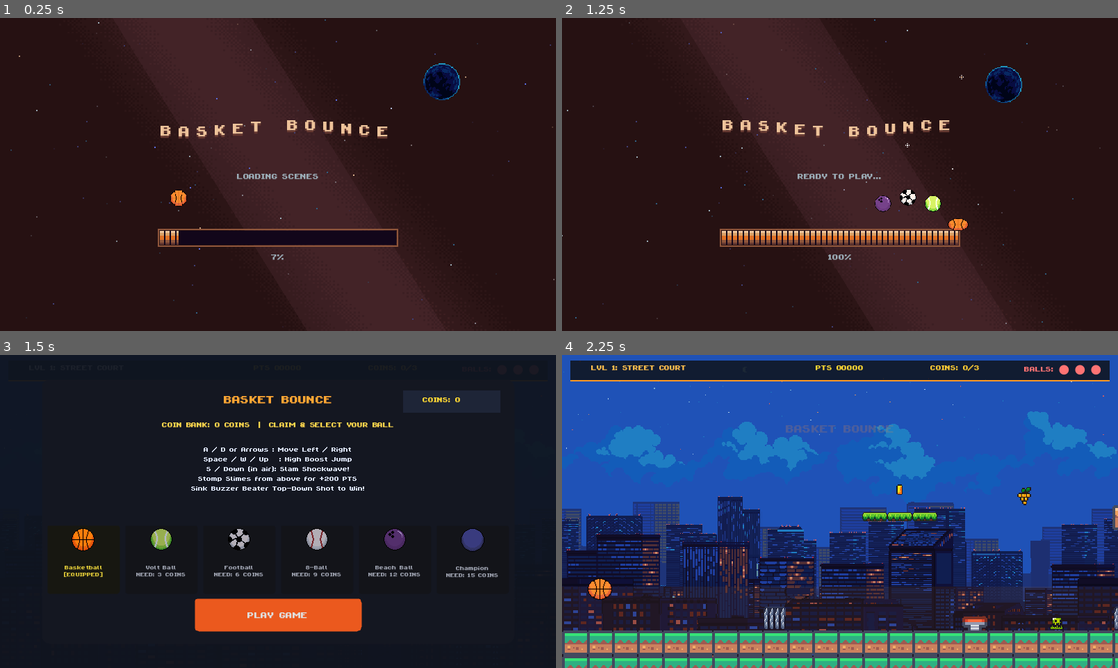
Above: before the commit, frames 1-4 (two rows, left to right).
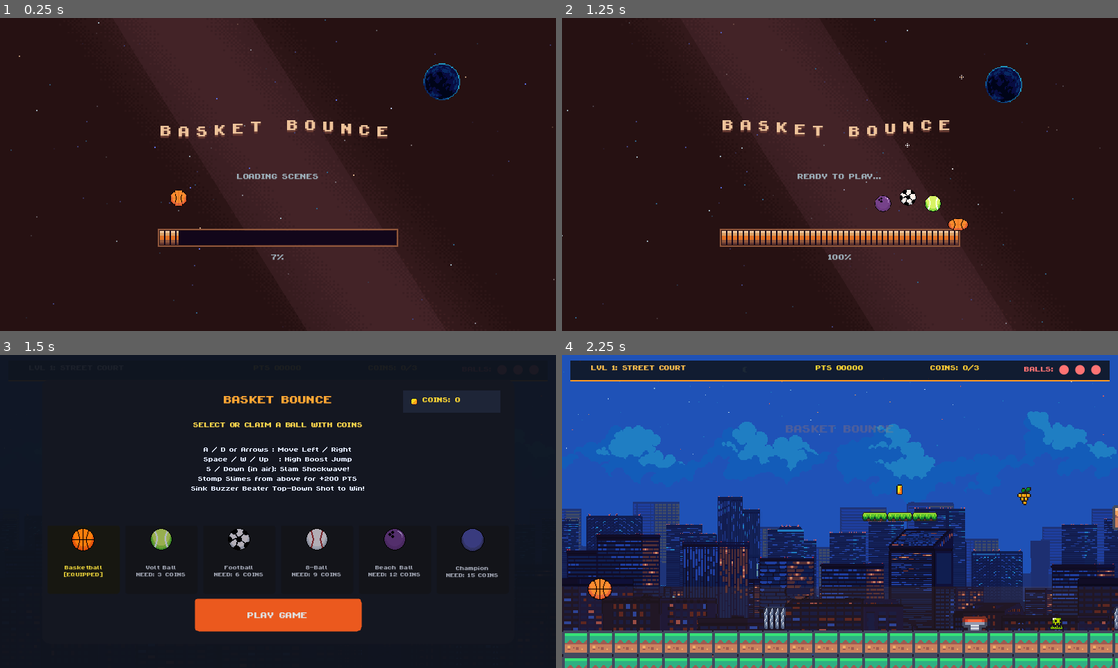
Above: after the commit, the same moments.

Repository: rushia407/Basket-bounce
Game: Godot game, scene res://scenes/LoadingScreen.tscn
The game is run twice, just before and just after one commit, with the same random seed, the same clock (stepped at 60 frames per second) and the same inputs. Sound files missing from this copy of the repository are replaced by a short silence.
Inputs (mouse positions are in pixels of both pictures, inside the frame that each line leads up to):
- Up to frame 1 (0.25 s): no input
- Up to frame 2 (1.25 s): tap Enter at 0.5 s; move the mouse to (962, 158) at 0.52 s; hold D (move_right) from 0.53 s (still down); click (962, 158) at 0.67 s; tap Space (jump) at 0.77 s
- Up to frame 3 (1.5 s): keep holding D (move_right); move the mouse to (166, 527) at 1.27 s
- Up to frame 4 (2.25 s): tap Space (jump) at 1.52 s; release D (move_right) at 2 s; click "PLAY GAME" at 2 s

Frames 1-2 are identical in both runs. In frame 3, 0.5% of the frame differs, in the area x 29-76%, y 13-24%; in frame 4, nothing differs.

Commit message:
Add CoinBadge to top menu panel and display clean claimable coin counts on ball buttons

Diff:
--- a/scripts/Game.gd
+++ b/scripts/Game.gd
@@ -42,6 +42,7 @@
 
 # Skin Buttons Container
 @onready var skin_container: HBoxContainer = $HUD/MenuScreen/Panel/SkinContainer
+@onready var label_menu_coins: Label = $HUD/MenuScreen/Panel/CoinBadge/LabelMenuCoins
 
 func _ready() -> void:
 	_load_save()
@@ -50,6 +51,16 @@
 	level_container.star_picked.connect(_on_star_picked)
 	level_container.defender_crushed.connect(_on_defender_crushed)
 	level_container.level_hoop_scored.connect(_on_hoop_scored)
+
+	# Setup menu coin badge icon
+	var coin_icon = $HUD/MenuScreen/Panel/CoinBadge/CoinIcon as TextureRect
+	if coin_icon and ResourceLoader.exists("res://assets/sprites/coin.png"):
+		var c_tex = load("res://assets/sprites/coin.png") as Texture2D
+		if c_tex:
+			var atlas = AtlasTexture.new()
+			atlas.atlas = c_tex
+			atlas.region = Rect2(0, 0, 16, 16)
+			coin_icon.texture = atlas
 
 	# Ball starts completely deactivated during menu
 	ball.deactivate()
@@ -291,10 +302,14 @@
 				btn.text = "%s\nNEED: %d COINS" % [s_name, cost]
 				btn.modulate = Color(0.7, 0.72, 0.78) # Can't afford yet (muted)
 
-	# Update subtitle with banked coins info
+	# Update top coin badge
+	if label_menu_coins:
+		label_menu_coins.text = "COINS: %d" % total_coins
+
+	# Update subtitle
 	var sub = $HUD/MenuScreen/Panel/Subtitle as Label
 	if sub:
-		sub.text = "COIN BANK: %d COINS  |  CLAIM & SELECT YOUR BALL" % total_coins
+		sub.text = "SELECT OR CLAIM A BALL WITH COINS"
 
 func _on_skin_selected(skin_idx: int) -> void:
 	if skin_idx >= Ball.SKINS.size():
